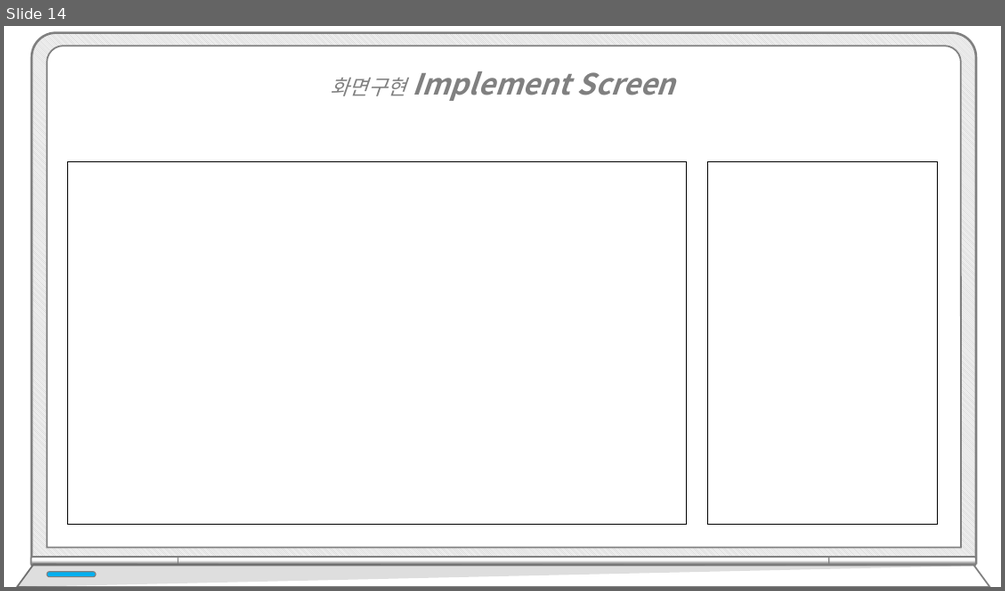
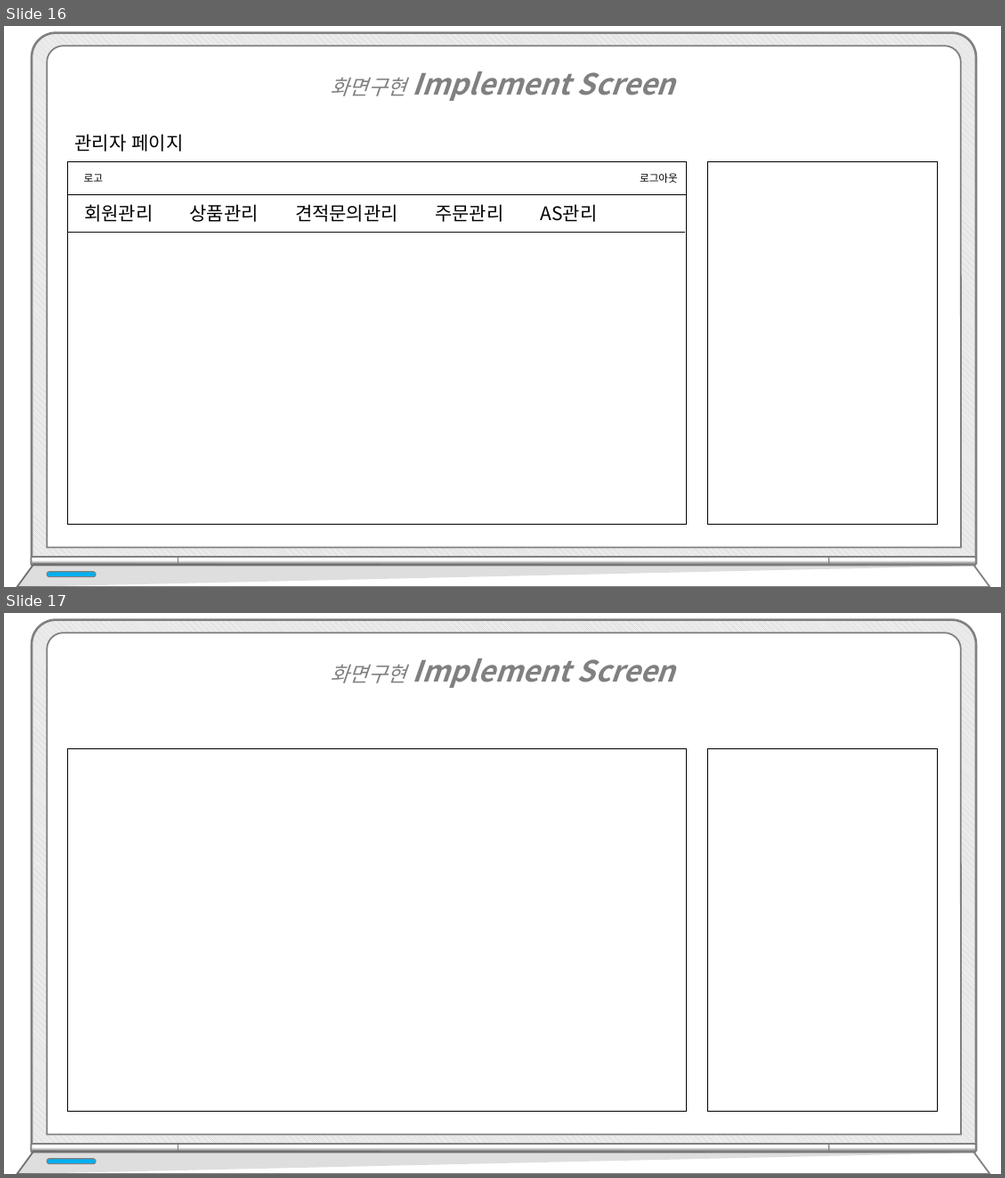
Before and after one commit to hhsw07/ezen-academy-projects, a slide deck: WebContent/발표/프로젝트5.pptx. Shown one above the other, each under a label of ours: slide 14 before the commit, slides 16 and 17 after it. The pictures are 1005x591 and 1005x1178 pixels, drawn with LibreOffice and Linux fonts; fonts in the diff are those of the drawing; background and template pictures are left out. Boxes give left, top, right and bottom in pixels: in the first picture for what was removed or moved away, otherwise in the second. Text is boxed around its words. In the diff, an @@ line names an element or a change of style, - is before the commit and + after.

```diff
--- a/WebContent/발표/프로젝트5.pptx
+++ b/WebContent/발표/프로젝트5.pptx
@@ slide 16 added at box(4, 26, 1001, 587), background #FFFFFF @@
@@ text added at box(330, 71, 675, 101), 28 pt, text #808080, bold, italic @@
+화면구현 Implement Screen
@@ text added at box(75, 134, 184, 151), 18 pt, text #000000 @@
+관리자 페이지
@@ rectangle added at box(67, 162, 687, 524), fill #FFFFFF, outline #000000 1 pt @@
@@ rectangle added at box(67, 162, 687, 195), fill #FFFFFF, outline #000000 1 pt @@
@@ text added at box(84, 174, 103, 182), 10 pt, text #000000 @@
+로고
@@ text added at box(639, 173, 678, 183), 10 pt, text #000000 @@
+로그아웃
@@ rectangle added at box(708, 162, 938, 524), fill #FFFFFF, outline #000000 1 pt @@
@@ text added at box(84, 204, 598, 222), 18 pt, text #000000 @@
+회원관리 상품관리 견적문의관리 주문관리 AS관리
@@ line added from (67, 232) to (685, 232), #0D0D0D 0.5 pt @@
@@ group added at box(16, 33, 989, 587): 5 round same rects, 2 freeform shapes, 1 rounded rectangle @@
@@ what was slide 14 is now slide 17 @@
```
Also in this commit, not shown: 2 other slides added.
